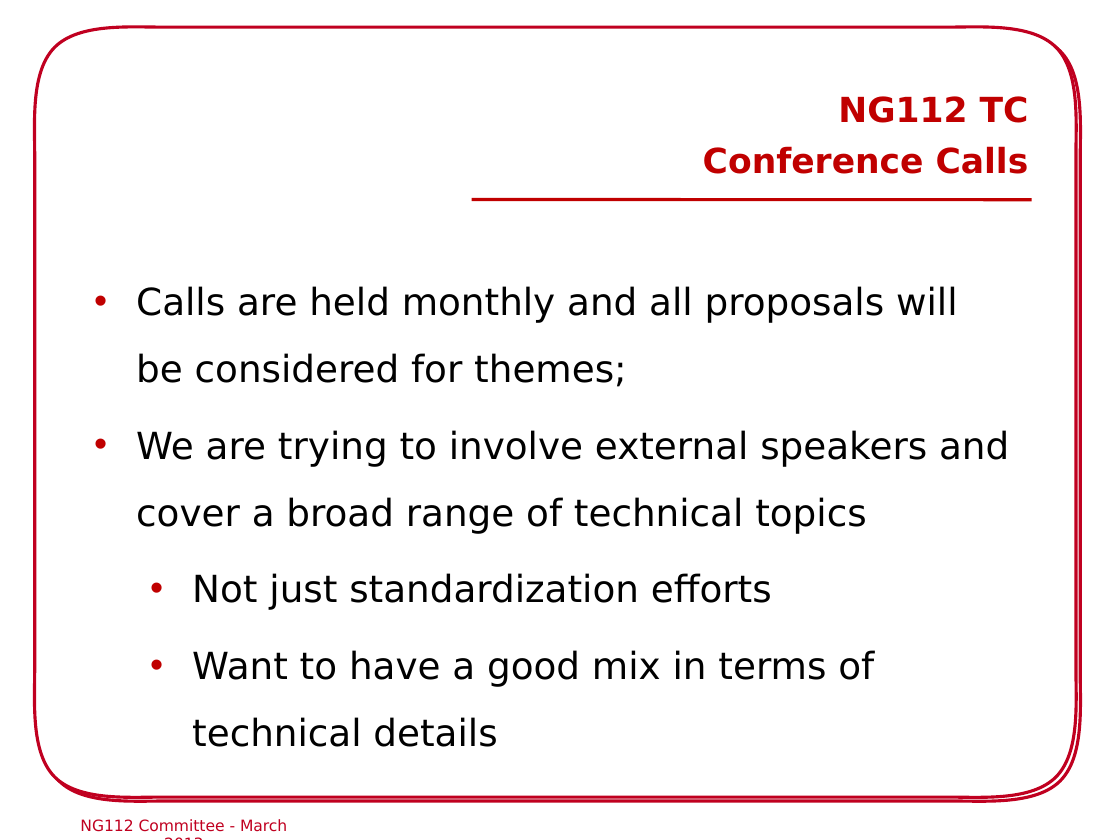
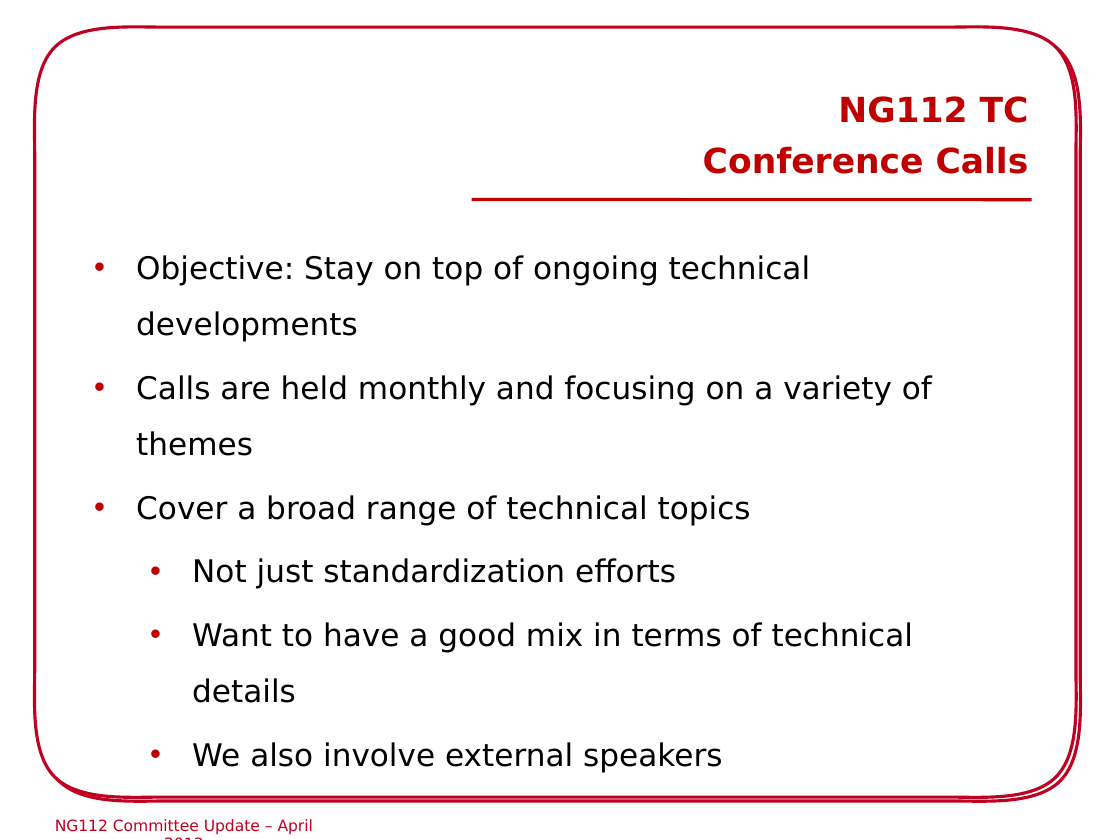
Before and after one commit to hannestschofenig/tschofenig-ids, a slide deck: slide 4 of eena-workshop-riga2013/NG112_Commitee_Riga.ppt (slide 3 before the commit). Drawn at 1120x840 pixels with LibreOffice and Linux fonts; fonts in the diff are those of the drawing; background and template pictures are left out. Boxes give left, top, right and bottom in pixels: in the first picture for what was removed or moved away, otherwise in the second. Text is boxed around its words. In the diff, an @@ line names an element or a change of style, - is before the commit and + after.

```diff
--- a/eena-workshop-riga2013/NG112_Commitee_Riga.ppt
+++ b/eena-workshop-riga2013/NG112_Commitee_Riga.ppt
@@ text "Objective: Stay on top of ...": place and size @@
-text "Objective: Stay on top of ..." at bbox=[136, 286, 1009, 747]
+text "Objective: Stay on top of ..." at bbox=[136, 255, 932, 772]
@@ text at bbox=[136, 255, 932, 525]: text changed; size 24 to 20 pt @@
-  • Calls are held monthly and all proposals will be considered for themes;
-  • We are trying to involve external speakers and cover a broad range of technical topics
+  • Objective: Stay on top of ongoing technical developments
+  • Calls are held monthly and focusing on a variety of themes
+  • Cover a broad range of technical topics
@@ text at bbox=[192, 558, 913, 703]: size 24 to 20 pt in "Not just standardization efforts", "Want to have a good mix in ..."; less space between paragraphs @@
@@ text at bbox=[192, 742, 722, 772]: paragraph added @@
+    • We also involve external speakers
@@ text at bbox=[55, 819, 313, 835]: text changed @@
-NG112 Committee - March 2013
+NG112 Committee Update – April 2013
```
Also in this commit, not shown: 15 other slides changed, 3 slides added, 2 slides removed.
